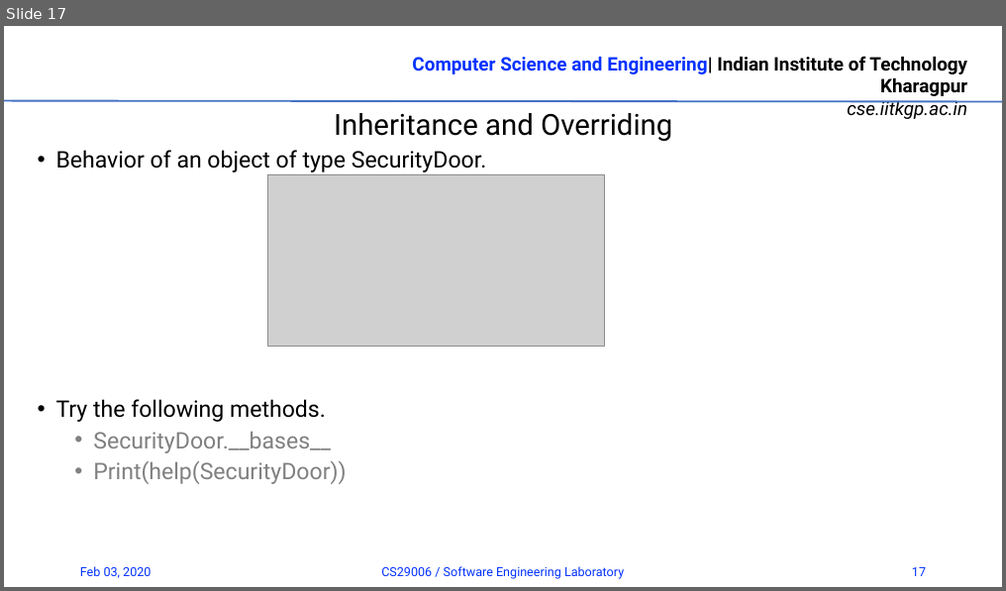
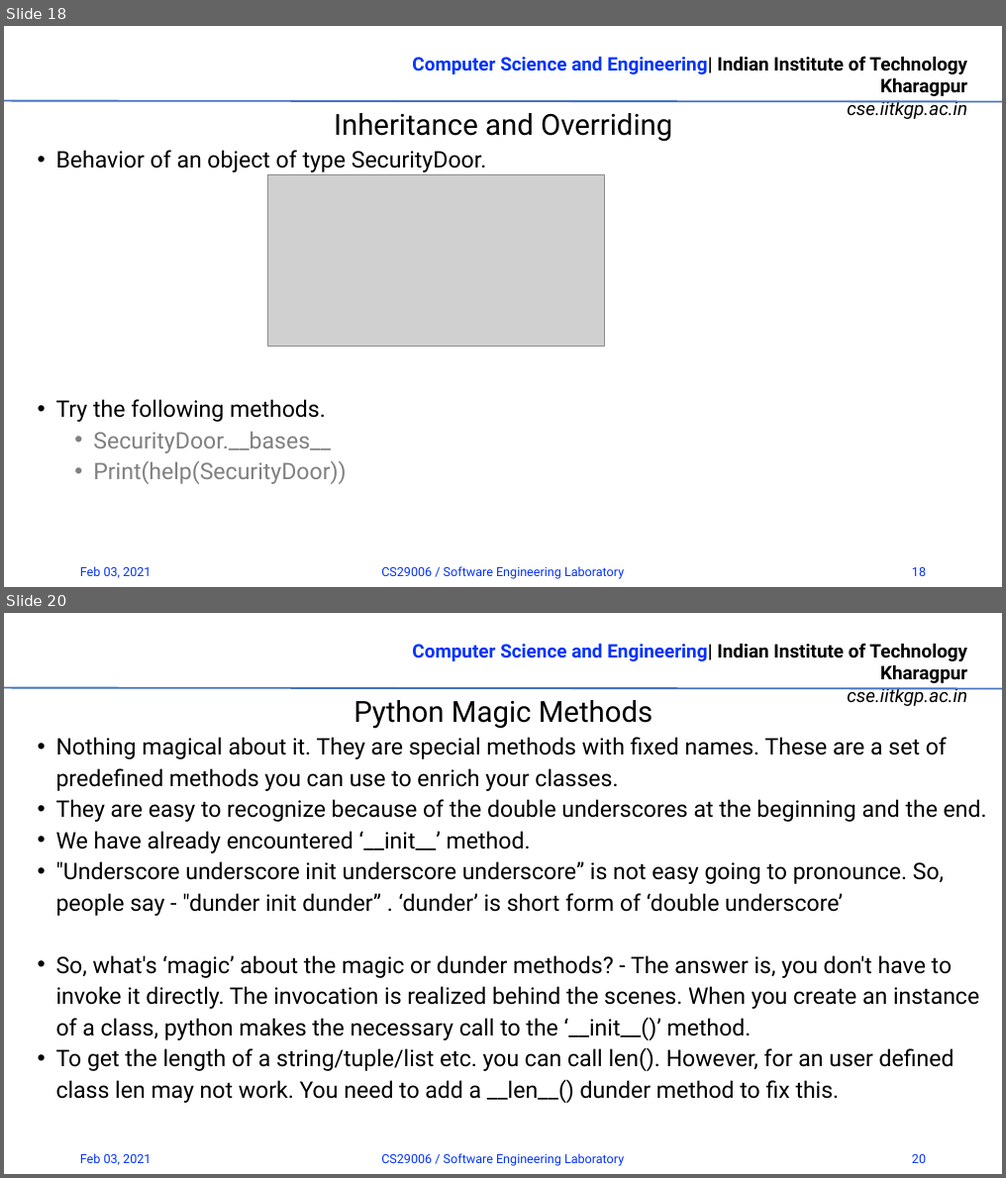
Before and after one commit to rrohit2901/CS29006_SW_Lab_Spr2021, a slide deck: 01_Introduction.pptx. Shown one above the other, each under a label of ours: slide 17 before the commit, slides 18 and 20 after it; the slides between them are not shown. The pictures are 1006x591 and 1006x1178 pixels, drawn with LibreOffice and Linux fonts; fonts in the diff are those of the drawing; grey boxes stand for pictures; background and template pictures are left out. Boxes give left, top, right and bottom in pixels: in the first picture for what was removed or moved away, otherwise in the second. Text is boxed around its words. In the diff, an @@ line names an element or a change of style, - is before the commit and + after.

```diff
--- a/01_Introduction.pptx
+++ b/01_Introduction.pptx
@@ slide 20 added at (x1=4, y1=613, x2=1002, y2=1174), background #FFFFFF; not listed: 2 template elements that a slide beside it also shows @@
@@ text added at (x1=353, y1=700, x2=652, y2=729), 28 pt, text #000000 @@
+Python Magic Methods
@@ text added at (x1=56, y1=737, x2=987, y2=1103), 22 pt, text #000000 @@
+• Nothing magical about it. They are special methods with fixed names. These are a set of predefined methods you can use to enrich your classes.
+• They are easy to recognize because of the double underscores at the beginning and the end.
+• We have already encountered ‘__init__’ method.
+• "Underscore underscore init underscore underscore” is not easy going to pronounce. So, people say - "dunder init dunder” . ‘dunder’ is short form of ‘double underscore’
+• So, what's ‘magic’ about the magic or dunder methods? - The answer is, you don't have to invoke it directly. The invocation is realized behind the scenes. When you create an instance of a class, python makes the necessary call to the ‘__init__()’ method.
+• To get the length of a string/tuple/list etc. you can call len(). However, for an user defined class len may not work. You need to add a __len__() dunder method to fix this.
@@ text added at (x1=80, y1=1154, x2=151, y2=1165), 12 pt, text #0432FF @@
+Feb 03, 2021
@@ text added at (x1=381, y1=1154, x2=624, y2=1166), 12 pt, text #0432FF @@
+CS29006 / Software Engineering Laboratory
@@ page number added at (x1=912, y1=1155, x2=926, y2=1163), 12 pt, text #0432FF @@
+20
@@ what was slide 17 is now slide 18 @@
@@ slide 18 changed as well @@
@@ text at (x1=80, y1=567, x2=151, y2=578): text changed @@
-Feb 03, 2020
+Feb 03, 2021
@@ page number at (x1=912, y1=568, x2=926, y2=576): text changed @@
-17
+18
```
Also in this commit, not shown: 16 other slides changed, 14 other slides added.
